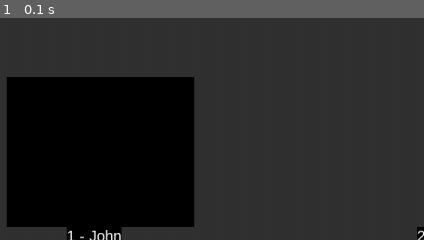
Above: before the commit, frame 1.
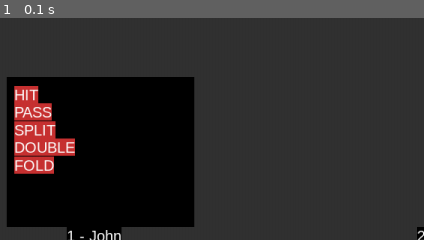
Above: after the commit, the same moment.

Repository: ekoret/blackjack-py
Game: pygame game, started from main.py
The game is run twice, just before and just after one commit, with the same random seed, the same clock (stepped at 60 frames per second) and the same inputs.
Inputs:
- Up to frame 1 (0.1 s): no input
The pictures show only the part of the screen within x 0-50%, y 44-94%; the shares and areas given below are measured in that part.

The runs differ from the first frame. In frame 1, 3.9% of the frame differs, in the area x 3-18%, y 30-71%.

Commit message:
show label for each move

Diff:
--- a/game.py
+++ b/game.py
@@ -26,6 +26,7 @@
         self.deck = Deck()
         self.player_count = 0
         self.current_player_turn = 1
+        self.player_menu = PlayerMenu(self)
 
     """Method for adding a player to the game"""
 
@@ -66,7 +67,6 @@
         self.moves = self.settings.moves
 
         self.last_update = pygame.time.get_ticks()
-        self.player_menu = PlayerMenu()
 
     """The game loop"""
 
@@ -97,7 +97,7 @@
             self.draw_players()
             self.draw_dealer()
             self.table.draw_remaining_cards()
-            self.player_menu.draw(self, current_player)
+            self.player_menu.draw(current_player)
 
             pygame.display.flip()  # update the screen
             self.clock.tick(self.framerate)  # set the framerate
--- a/player_menu.py
+++ b/player_menu.py
@@ -2,12 +2,26 @@
 
 
 class PlayerMenu:
-    def draw(self, game, player):
-        """Menu heading"""
-        # text_surface = game.font.render("Menu", True, (255, 255, 255))
+    def __init__(self, game):
+        self.game = game
+        self.height = 47
+        self.bg_colour = (0, 0, 0)
+        self.text_colour = (255, 255, 255)
+        self.x_offset = 80
+        self.y_offset = 200
+        self.width = 225
 
-        """Manu background"""
+    def draw(self, player):
+        """Menu background"""
         rect_bg = pygame.Rect(player.x - 80, player.y - 200, 250, 200)
+        pygame.draw.rect(self.game.screen, self.bg_colour, rect_bg)
 
-        pygame.draw.rect(game.screen, (0, 0, 0), rect_bg)
-        # game.screen.blit(text_surface, (player.x - 80, player.y - 210))
+        for i, move in enumerate(self.game.settings.moves):
+            text_surface = self.game.font.render(
+                move.upper(), True,  self.text_colour, (200, 50, 50))
+            rect = pygame.Rect(player.x - self.x_offset, player.y - self.y_offset,
+                               self.width, (i + 1) * self.height)
+
+            x = rect.x + 10
+            y = rect.y + (rect.height - text_surface.get_height()) // 2
+            self.game.screen.blit(text_surface, (x, y))
